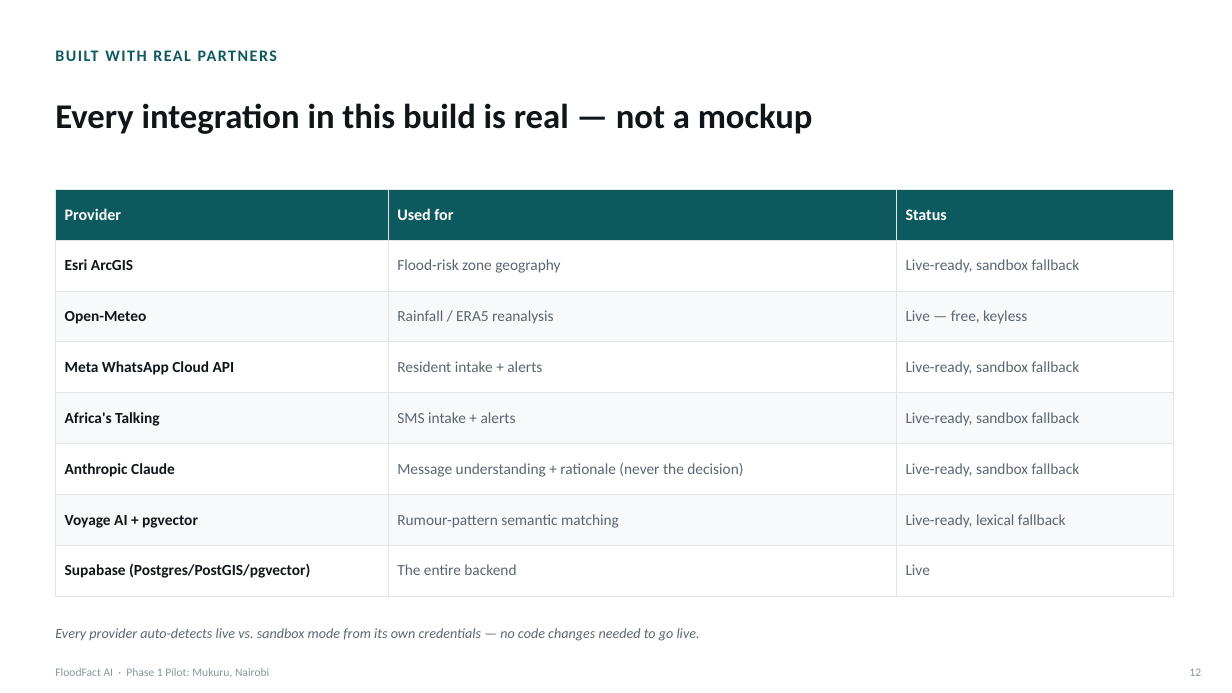
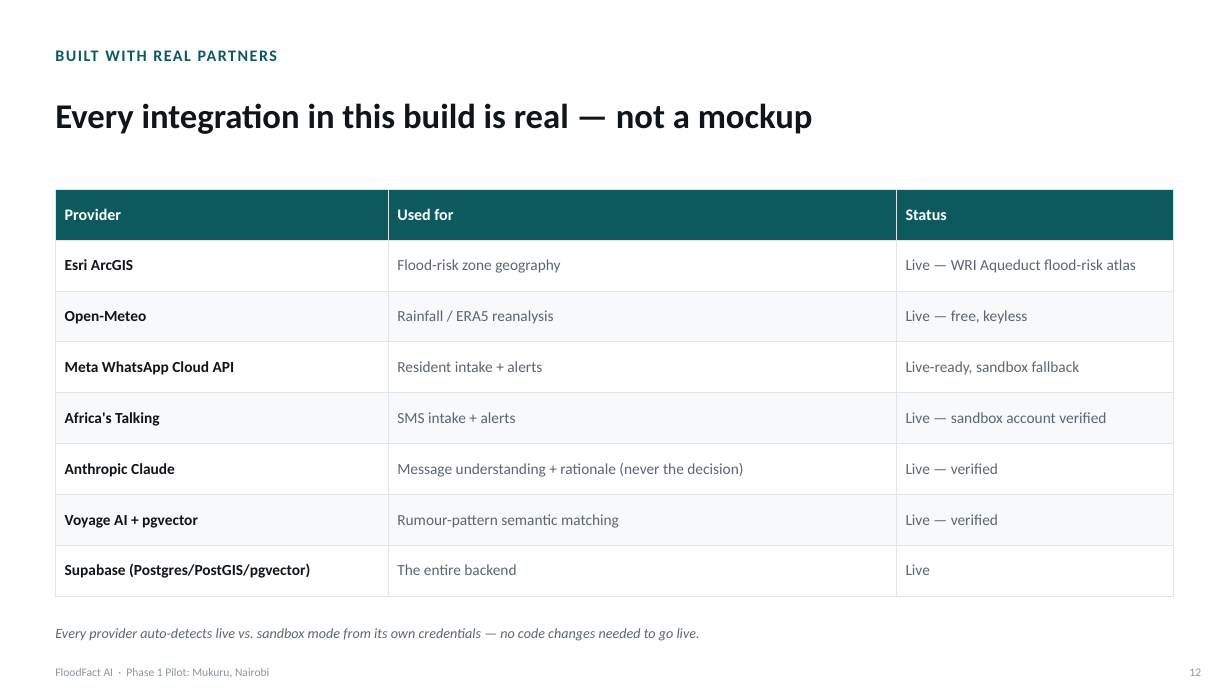
Before and after one commit to VinceOdundo/FloodfactAI, a slide deck: slide 13 of docs/submission/FloodFact-AI-Concept.pptx. Drawn at 1232x693 pixels with LibreOffice and Linux fonts; fonts in the diff are those of the drawing. Boxes give left, top, right and bottom in pixels: in the first picture for what was removed or moved away, otherwise in the second. Text is boxed around its words. In the diff, an @@ line names an element or a change of style, - is before the commit and + after.

```diff
--- a/docs/submission/FloodFact-AI-Concept.pptx
+++ b/docs/submission/FloodFact-AI-Concept.pptx
@@ table at [55, 189, 1174, 582] @@
-row 2, column 3: Live-ready, sandbox fallback
+row 2, column 3: Live — WRI Aqueduct flood-risk atlas
-row 5, column 3: Live-ready, sandbox fallback
+row 5, column 3: Live — sandbox account verified
-row 6, column 3: Live-ready, sandbox fallback
+row 6, column 3: Live — verified
-row 7, column 3: Live-ready, lexical fallback
+row 7, column 3: Live — verified
```
Also in this commit, not shown: 2 other slides changed, 12 other files.
